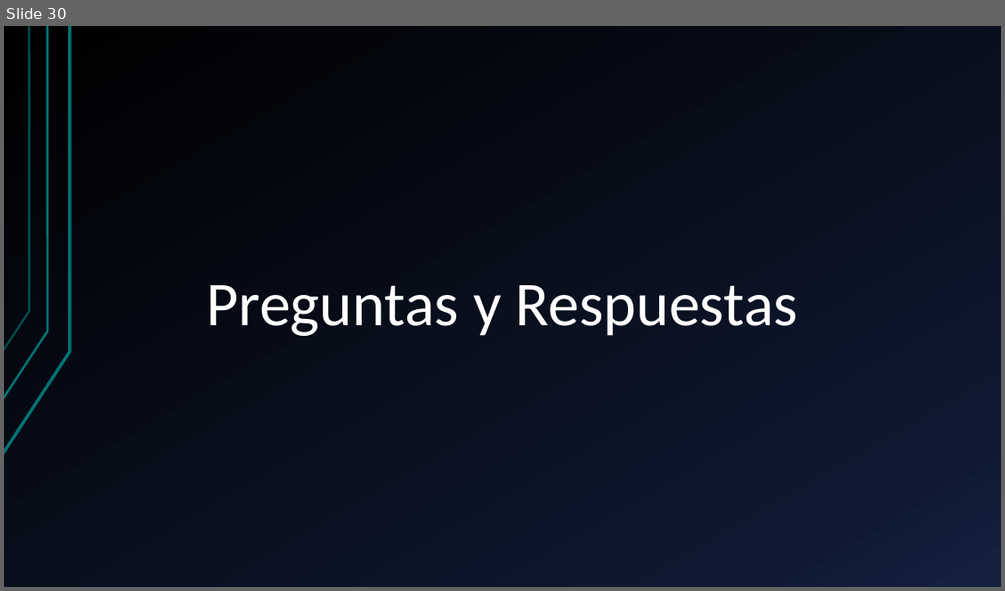
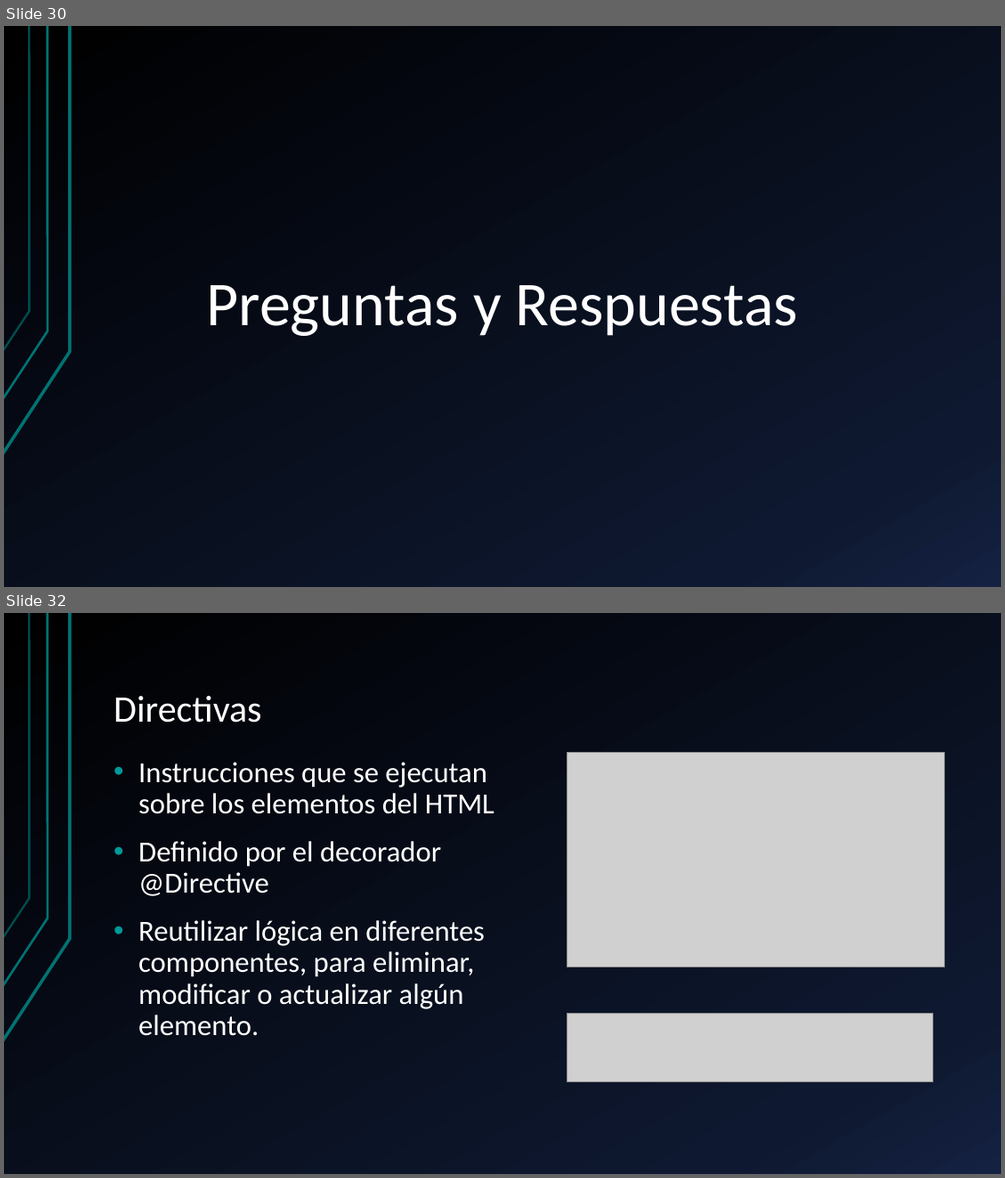
Before and after one commit to KevinToala/capacitacionAngular, a slide deck: Angular.pptx. Shown one above the other, each under a label of ours: slide 30 before the commit, slides 30 and 32 after it; the slides between them are not shown. The pictures are 1005x591 and 1005x1178 pixels, drawn with LibreOffice and Linux fonts; fonts in the diff are those of the drawing; grey boxes stand for pictures. Boxes give left, top, right and bottom in pixels: in the first picture for what was removed or moved away, otherwise in the second. Text is boxed around its words. In the diff, an @@ line names an element or a change of style, - is before the commit and + after.

```diff
--- a/Angular.pptx
+++ b/Angular.pptx
@@ slide 32 added at [4,613,1001,1174], background gradient #000000 to #0F1931 to #142242; not listed: 3 template elements that a slide beside it also shows @@
@@ title added at [113,696,261,722], 36 pt, text #FFFFFF @@
+Directivas
@@ text added at [138,762,494,1036], 28 pt, text #FFFFFF @@
+• Instrucciones que se ejecutan sobre los elementos del HTML
+• Definido por el decorador @Directive
+• Reutilizar lógica en diferentes componentes, para eliminar, modificar o actualizar algún elemento.
@@ picture added at [567,752,945,966] @@
@@ picture added at [567,1013,933,1082] @@
```
Also in this commit, not shown: 2 slides changed, 6 other slides added.
